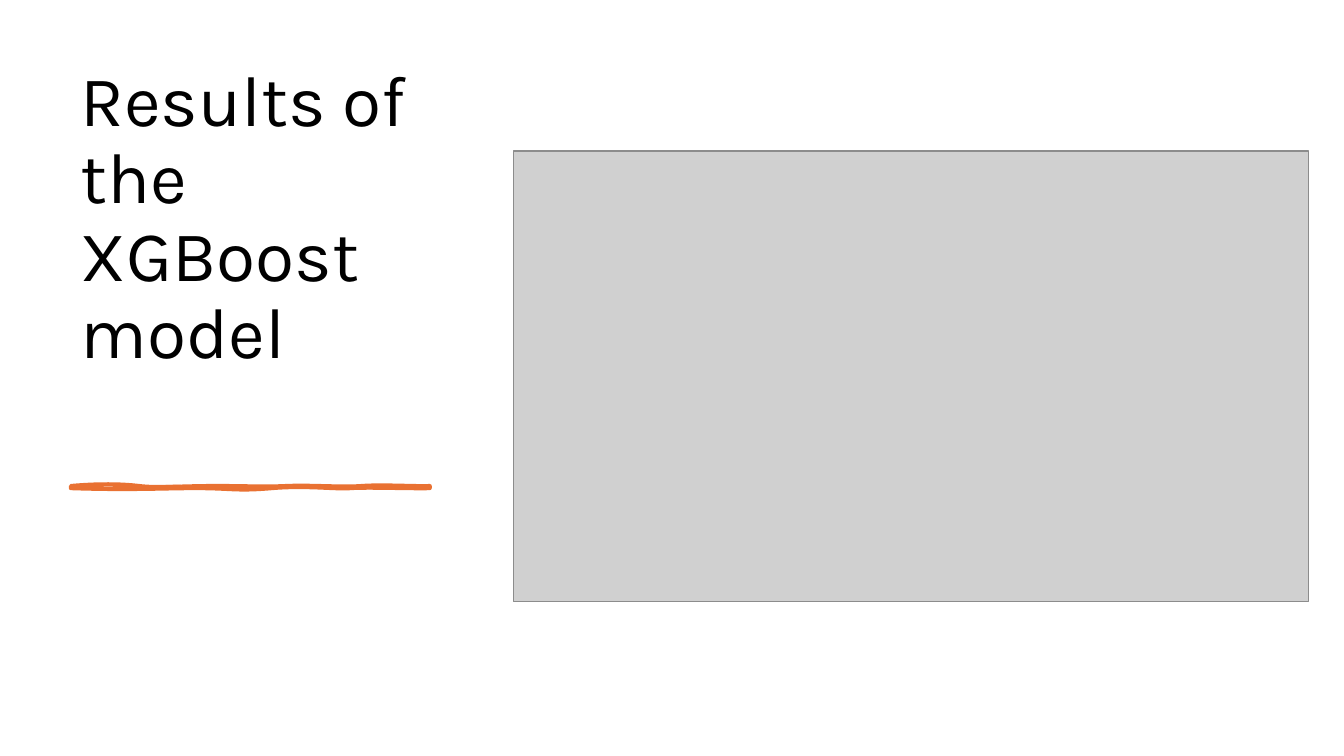
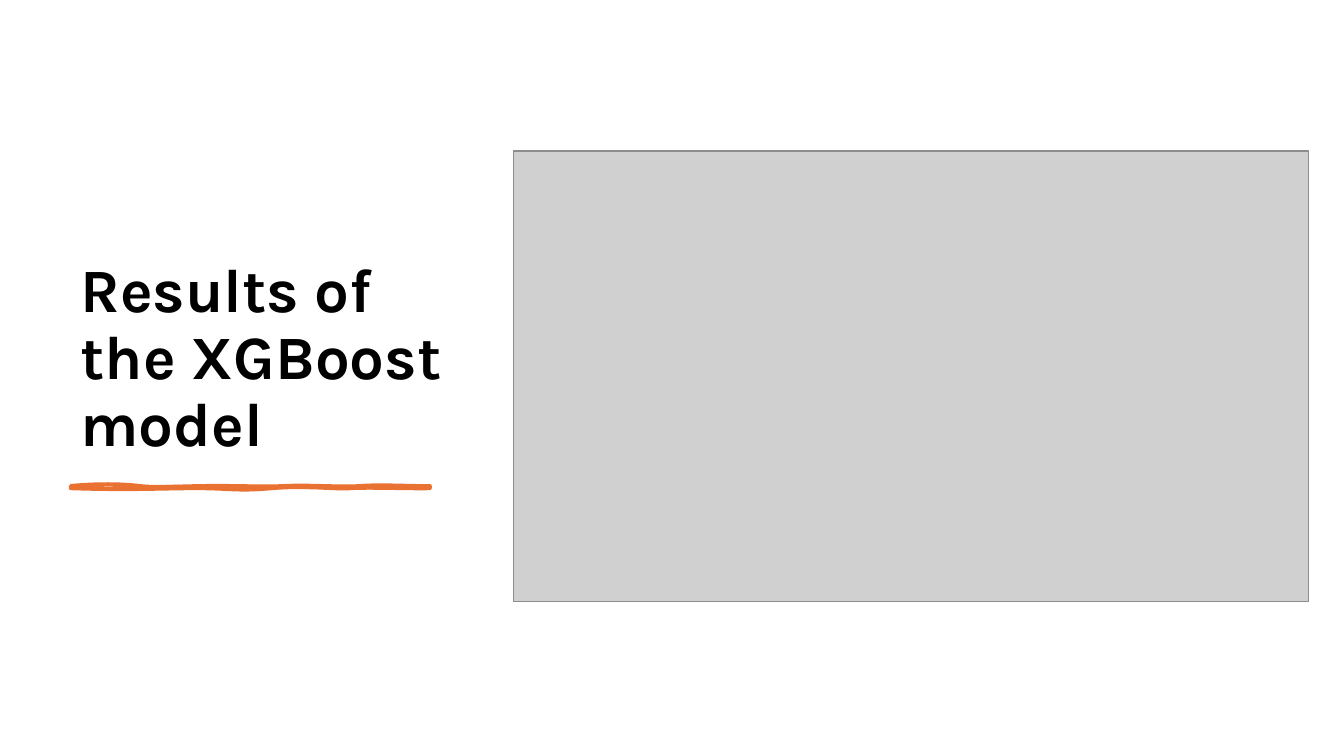
Before and after one commit to AdnanAzem/Malicious-URL-Detection, a slide deck: slide 23 of Malicious-URL-Detection.pptx (slide 18 before the commit). Drawn at 1344x756 pixels with LibreOffice and Linux fonts; fonts in the diff are those of the drawing; grey boxes stand for pictures. Boxes give left, top, right and bottom in pixels: in the first picture for what was removed or moved away, otherwise in the second. Text is boxed around its words. In the diff, an @@ line names an element or a change of style, - is before the commit and + after.

```diff
--- a/Malicious-URL-Detection.pptx
+++ b/Malicious-URL-Detection.pptx
@@ title "Results of the XGBoost model": place and size @@
-title "Results of the XGBoost model" at box(81, 76, 406, 359)
+title "Results of the XGBoost model" at box(81, 269, 441, 447)
@@ title "Results of the XGBoost model" at box(81, 269, 441, 447): size 51 to 44 pt, bold on @@
```
Also in this commit, not shown: 19 other slides changed, 10 slides added, 21 other files.
